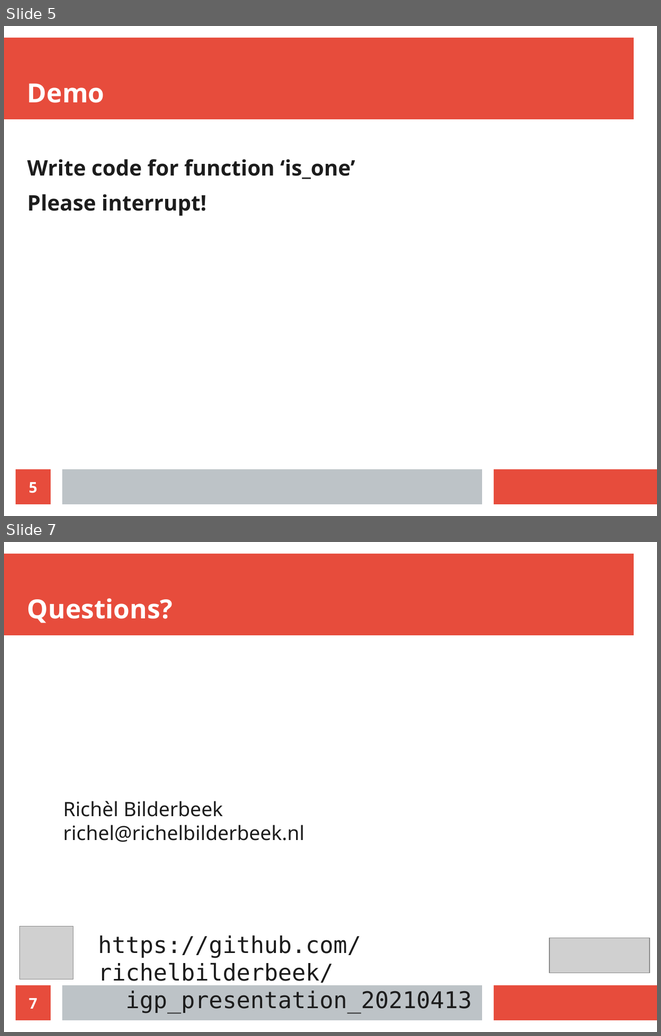
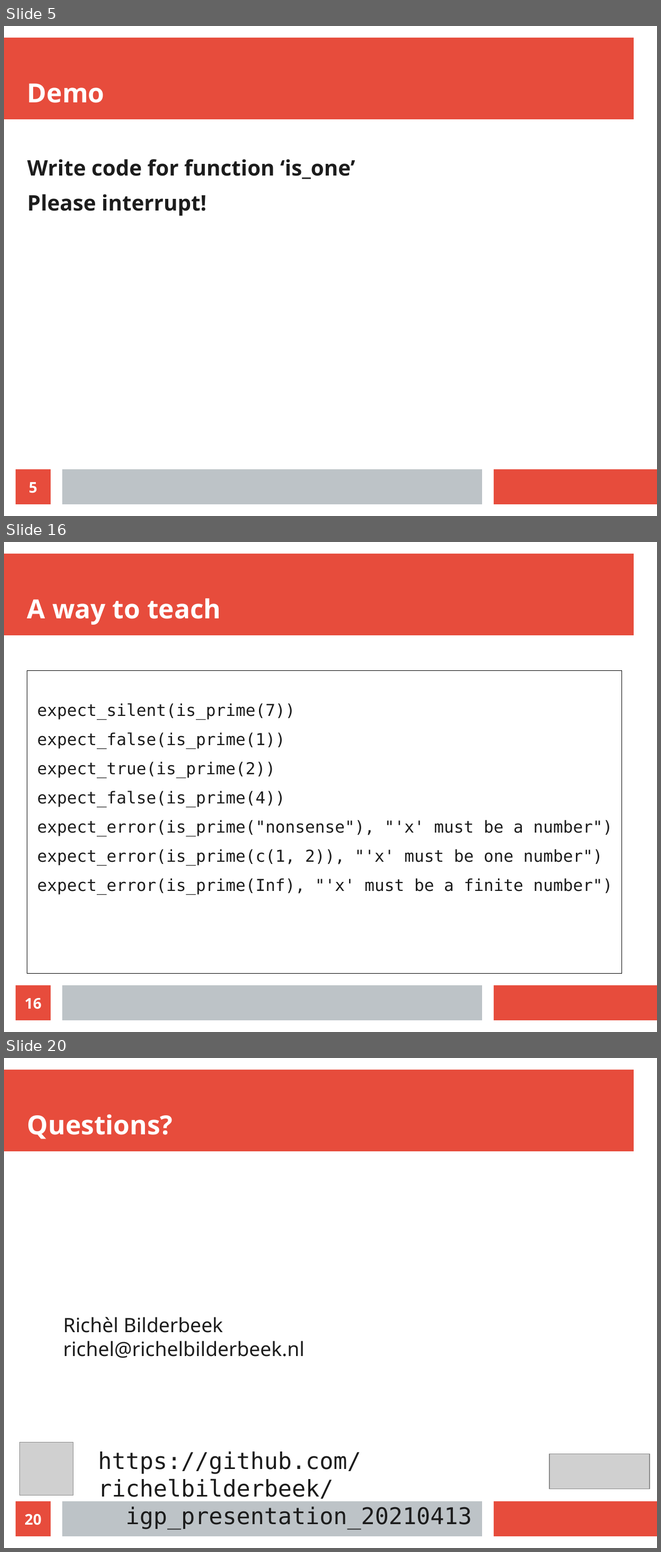
Before and after one commit to richelbilderbeek/nlseb_tdd_20210420, a slide deck: nlseb_tdd_20210420.odp. Shown one above the other, each under a label of ours: slides 5 and 7 before the commit, slides 5, 16 and 20 after it; the slides between them are not shown. The pictures are 661x1036 and 661x1552 pixels, drawn with LibreOffice and Linux fonts; fonts in the diff are those of the drawing; grey boxes stand for pictures. Boxes give left, top, right and bottom in pixels: in the first picture for what was removed or moved away, otherwise in the second. Text is boxed around its words. In the diff, an @@ line names an element or a change of style, - is before the commit and + after.

```diff
--- a/nlseb_tdd_20210420.odp
+++ b/nlseb_tdd_20210420.odp
@@ slide 16 added at (4, 542, 657, 1032), background #FFFFFF; not listed: 3 template elements that a slide beside it also shows @@
@@ title added at (27, 598, 221, 625), 32 pt, text #FFFFFF, bold @@
+A way to teach
@@ text added at (27, 671, 622, 974), outline #000000 0 pt, 20 pt, text #1C1C1C @@
+expect_silent(is_prime(7))
+expect_false(is_prime(1))
+expect_true(is_prime(2))
+expect_false(is_prime(4))
+expect_error(is_prime("nonsense"), "'x' must be a number")
+expect_error(is_prime(c(1, 2)), "'x' must be one number")
+expect_error(is_prime(Inf), "'x' must be a finite number")
@@ page number added at (16, 985, 51, 1020), fill #E74C3C, 18 pt, text #FFFFFF, bold @@
+16
@@ what was slide 7 is now slide 20 @@
@@ page number at (25, 1513, 42, 1525): text changed @@
-7
+20
```
Also in this commit, not shown: 2 slides changed, 12 other slides added, 1 other file.
